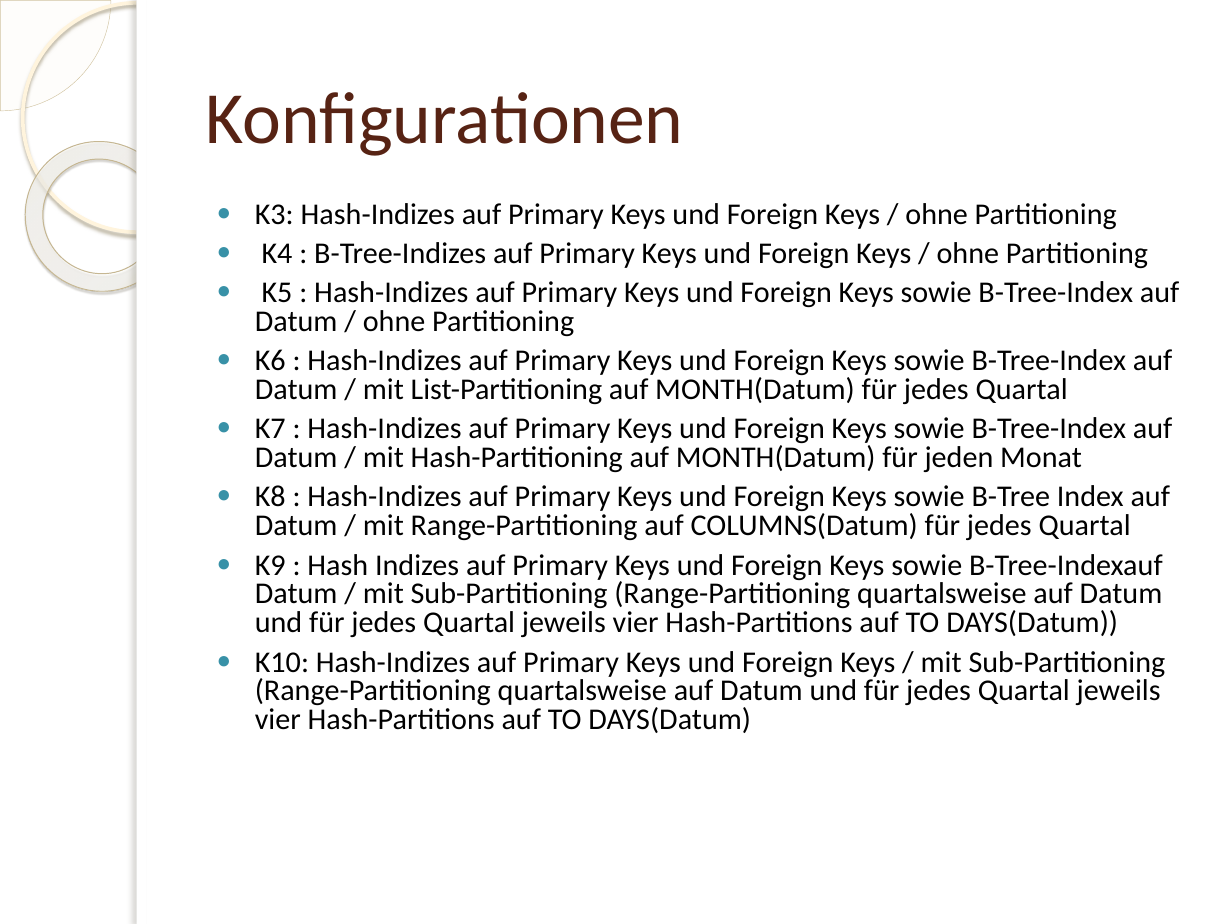
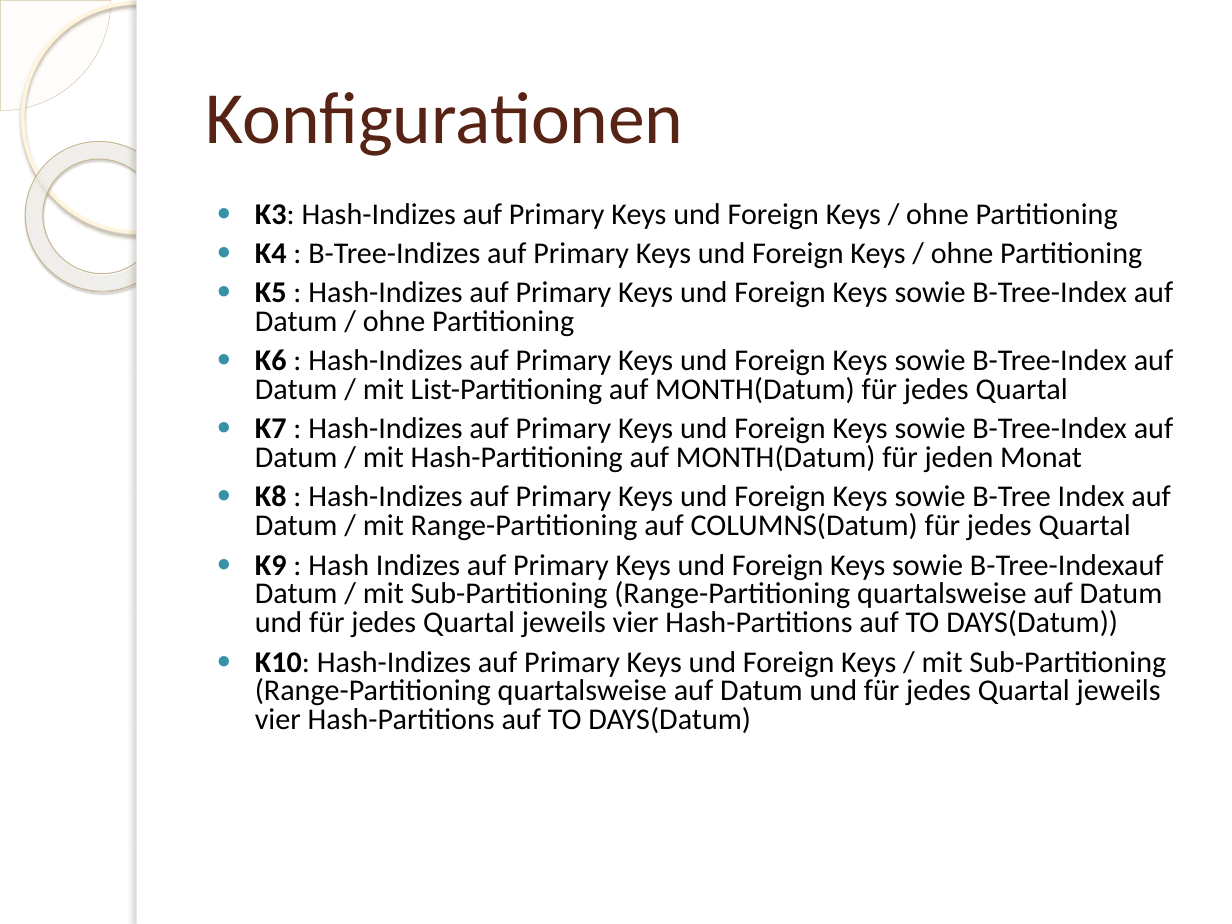
Before and after one commit to rinkdotrink/DB-olap-master-IIm11, a slide deck: slide 12 of Beleg/Praese.pptx. Drawn at 1232x924 pixels with LibreOffice and Linux fonts; fonts in the diff are those of the drawing; background and template pictures are left out. Boxes give left, top, right and bottom in pixels: in the first picture for what was removed or moved away, otherwise in the second. Text is boxed around its words. In the diff, an @@ line names an element or a change of style, - is before the commit and + after.

Commit message:
changed Praese

```diff
--- a/Beleg/Praese.pptx
+++ b/Beleg/Praese.pptx
@@ text "K3: Hash-Indizes auf Primary Keys ..." at <box>255,203,1173,733</box>: bold on in "K3:", "K4", "K5", "K6" and 4 more places @@
```
